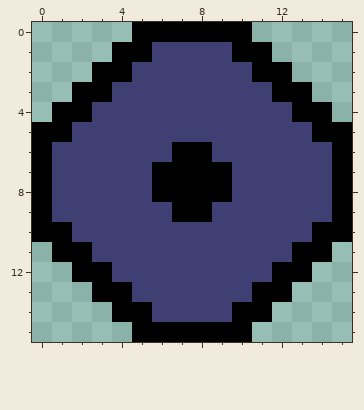
Pixel-art file -- aseprite/Screw.aseprite. The picture above was drawn from the file before the commit.
16x16 pixels, 1 frame.
New version:
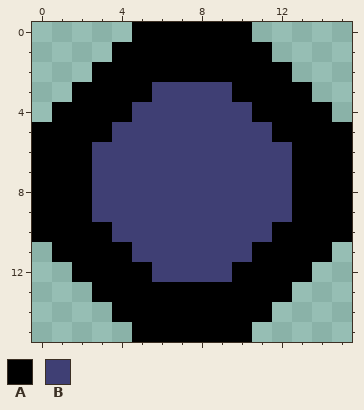
Palette (. is transparent): A #000000  B #3f3f74
The edit:
y 1: x 6..9 BBBB -> AAAA
y 2: x 5..10 BBBBBB -> AAAAAA
y 3: x 4..5 BB -> AA; x 10..11 BB -> AA
y 4: x 3..4 BB -> AA; x 11..12 BB -> AA
y 5: x 2..3 BB -> AA; x 12..13 BB -> AA
y 6: x 1..2 BB -> AA; x 7..8 AA -> BB; x 13..14 BB -> AA
y 7..8: x 1..2 BB -> AA; x 6..9 AAAA -> BBBB; x 13..14 BB -> AA
y 9: x 1..2 BB -> AA; x 7..8 AA -> BB; x 13..14 BB -> AA
y 10: x 2..3 BB -> AA; x 12..13 BB -> AA
y 11: x 3..4 BB -> AA; x 11..12 BB -> AA
y 12: x 4..5 BB -> AA; x 10..11 BB -> AA
y 13: x 5..10 BBBBBB -> AAAAAA
y 14: x 6..9 BBBB -> AAAA
Pixel boxes of the changes (left, top, right, bottom) in both pictures:
changed: (52, 42, 332, 322)
